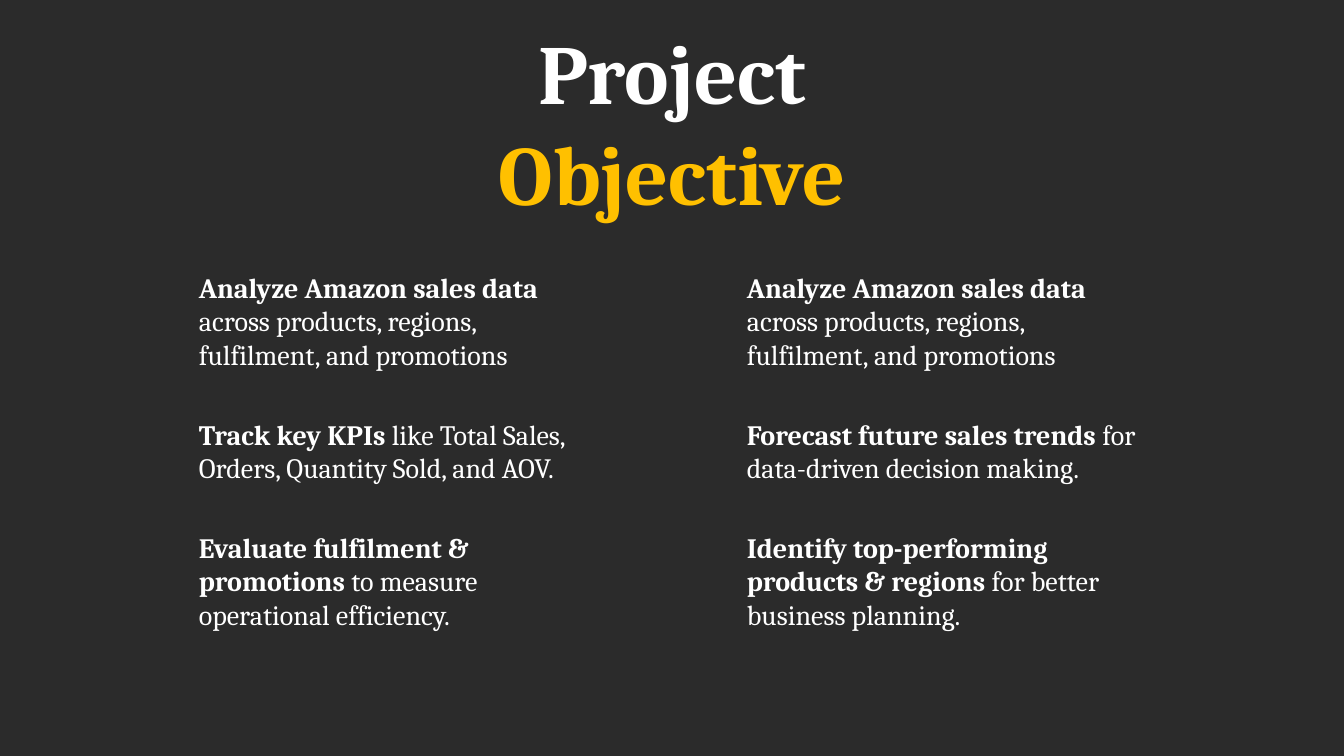
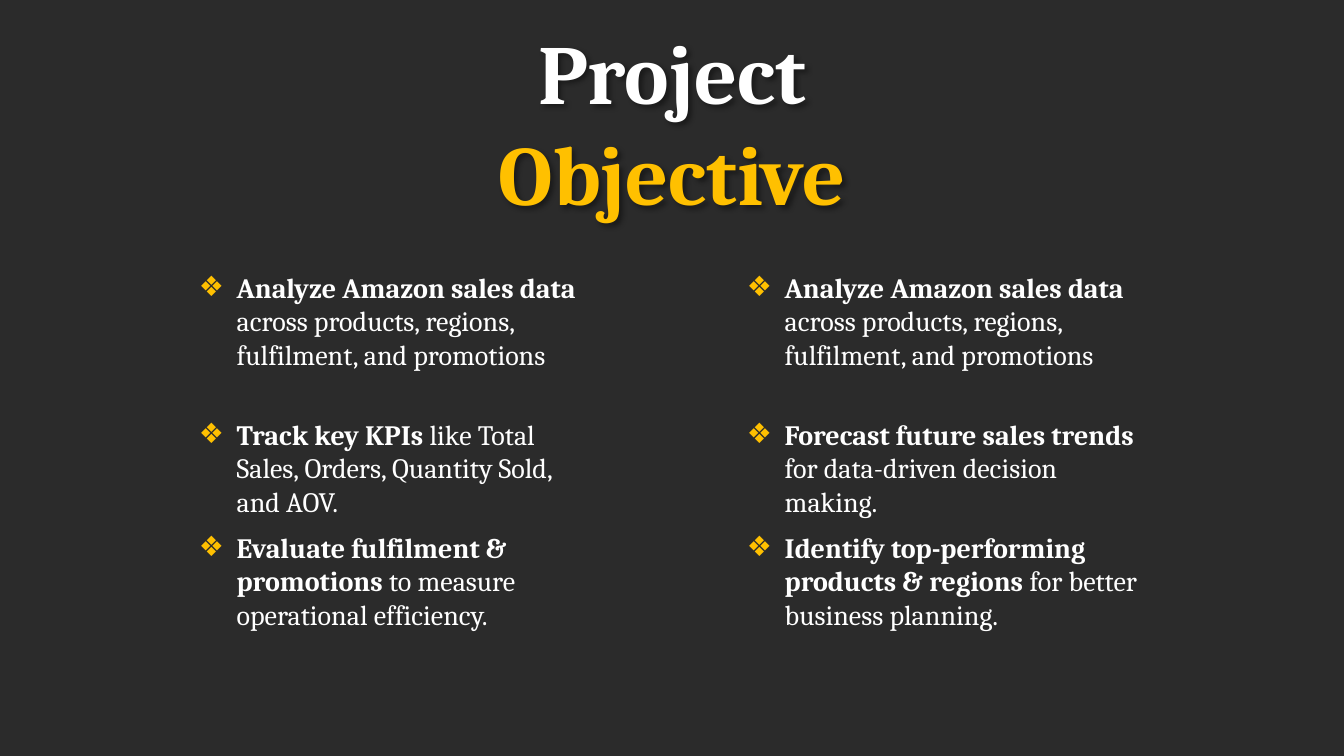
Before and after one commit to prafullwahatule/BI-Amazon-Sale-Report, a slide deck: slide 5 of Report/Amazon Sales Report.pptx. Drawn at 1344x756 pixels with LibreOffice and Linux fonts; fonts in the diff are those of the drawing; background and template pictures are left out; a plain dark background stands for a picture behind light text. Boxes give left, top, right and bottom in pixels: in the first picture for what was removed or moved away, otherwise in the second. Text is boxed around its words. In the diff, an @@ line names an element or a change of style, - is before the commit and + after.

```diff
--- a/Report/Amazon Sales Report.pptx
+++ b/Report/Amazon Sales Report.pptx
@@ bullet none to ❖ in 6 elements at [237, 278, 576, 371], [785, 278, 1124, 371], [237, 425, 553, 512], [785, 538, 1137, 631], [237, 538, 516, 631], [785, 425, 1133, 518] @@
```
Also in this commit, not shown: 11 other slides changed, 1 other file.
